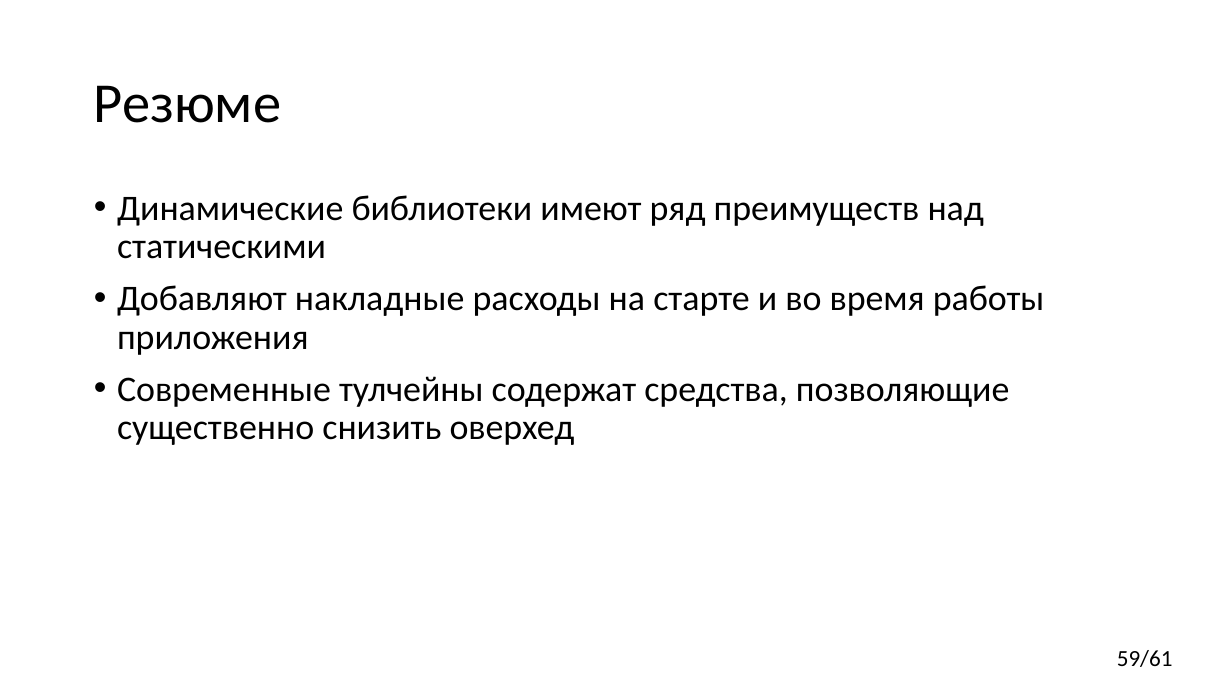
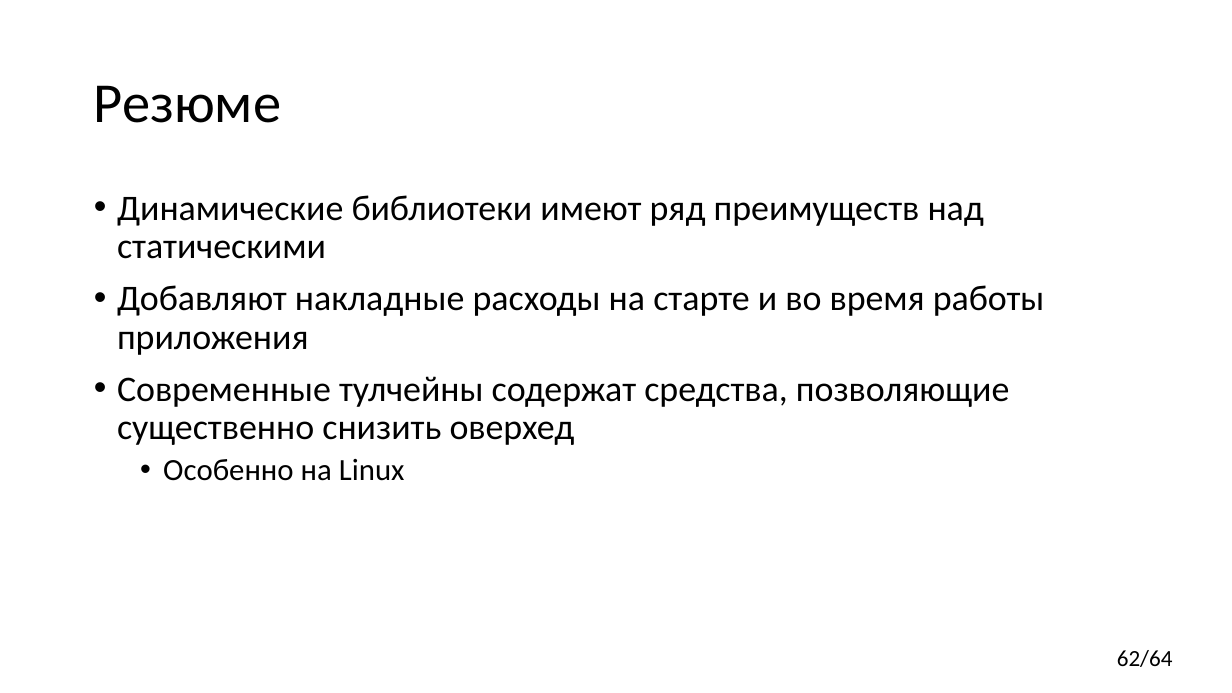
Before and after one commit to yugr/CppRussia, a slide deck: slide 62 of 2024/RU.pptx (slide 59 before the commit). Drawn at 1232x693 pixels with LibreOffice and Linux fonts; fonts in the diff are those of the drawing. Boxes give left, top, right and bottom in pixels: in the first picture for what was removed or moved away, otherwise in the second. Text is boxed around its words. In the diff, an @@ line names an element or a change of style, - is before the commit and + after.

```diff
--- a/2024/RU.pptx
+++ b/2024/RU.pptx
@@ text at box(163, 459, 405, 481): paragraph added @@
+  • Особенно на Linux
@@ page number at box(1117, 650, 1173, 667): text changed @@
-59/61
+62/64
```
Also in this commit, not shown: 2 other slides changed, 3 slides added.
